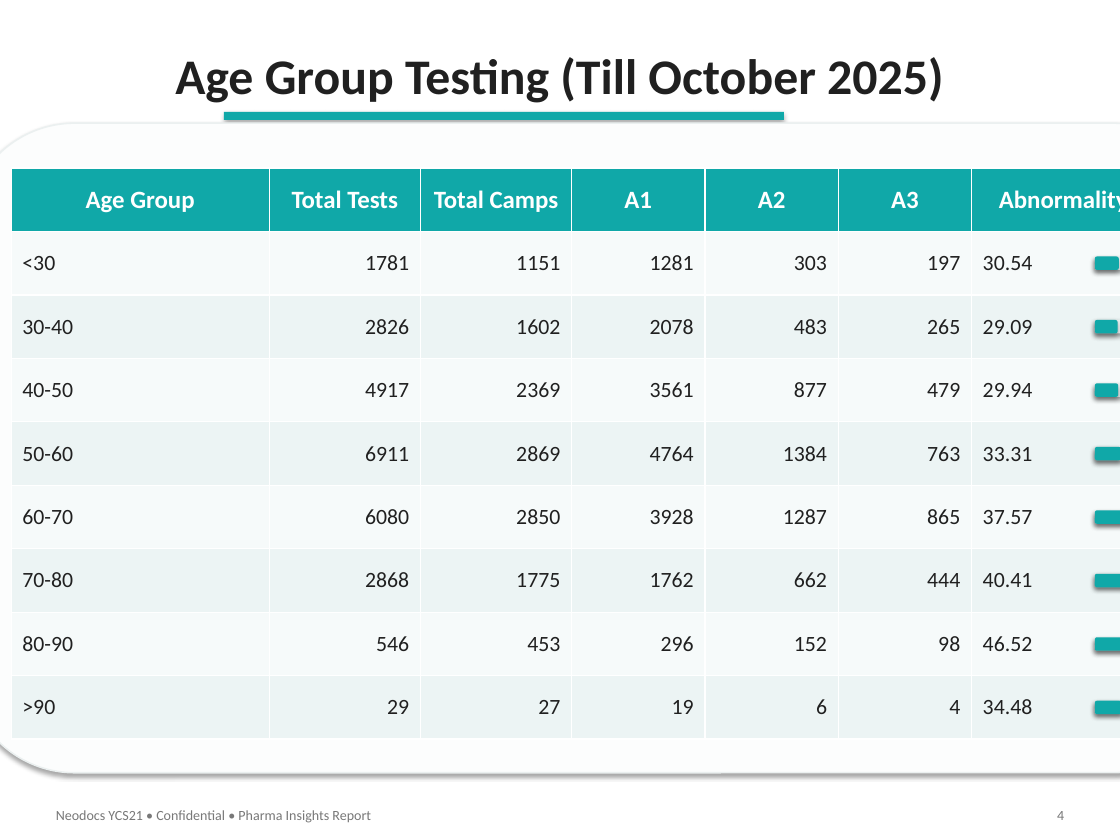
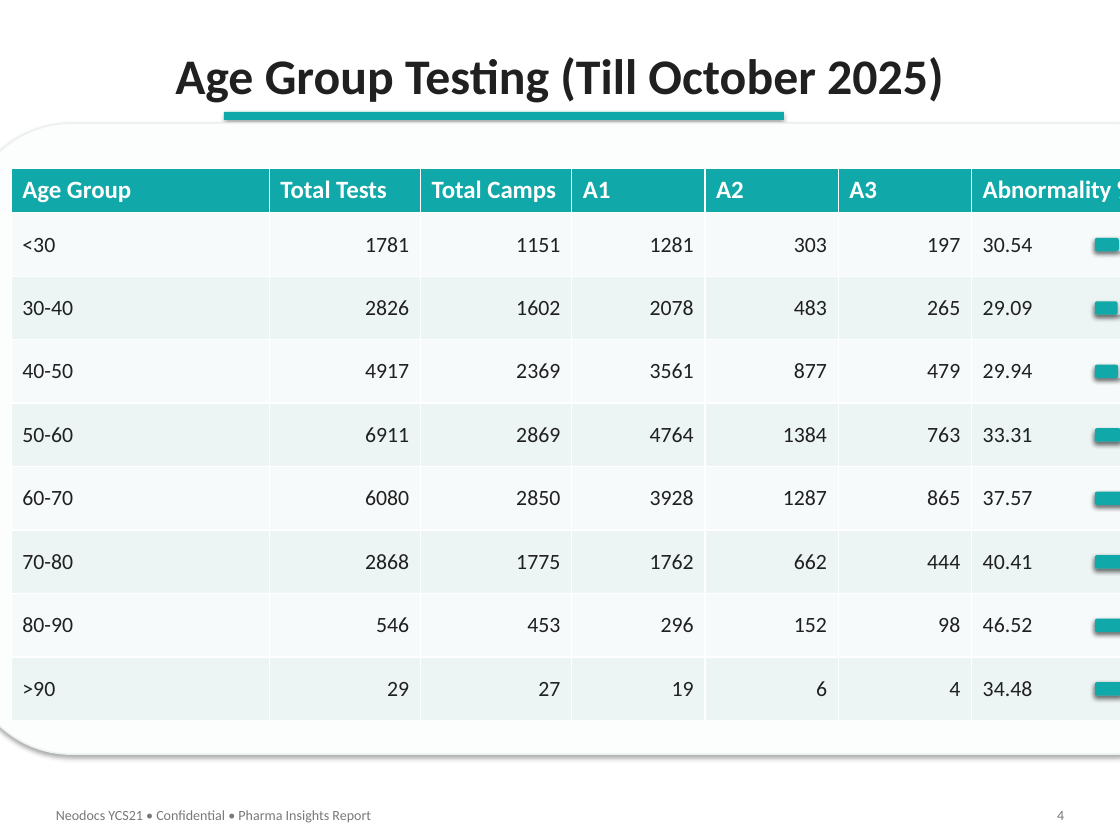
Before and after one commit to parthiba-nd/Pharma_ppt_monthly, a slide deck: slide 4 of middle_slides.pptx. Drawn at 1120x840 pixels with LibreOffice and Linux fonts; fonts in the diff are those of the drawing. Boxes give left, top, right and bottom in pixels: in the first picture for what was removed or moved away, otherwise in the second. Text is boxed around its words. In the diff, an @@ line names an element or a change of style, - is before the commit and + after.

```diff
--- a/middle_slides.pptx
+++ b/middle_slides.pptx
@@ rounded rectangle: place and size @@
-rounded rectangle at (0, 123, 1120, 773)
+rounded rectangle at (0, 123, 1120, 754)
@@ table at (11, 168, 1120, 720) @@
@@ alignment centre to left @@
@@ rounded rectangle: place and size @@
-rounded rectangle at (1095, 573, 1120, 587)
+rounded rectangle at (1095, 556, 1120, 569)
@@ rounded rectangle: place and size @@
-rounded rectangle at (1095, 573, 1120, 587)
+rounded rectangle at (1095, 556, 1120, 569)
@@ 14 rounded rectangles: place and size @@
-14 rounded rectangles at (1095, 256, 1120, 715)
+14 rounded rectangles at (1095, 237, 1120, 696)
```
Also in this commit, not shown: 7 other slides changed, 2 other files.
